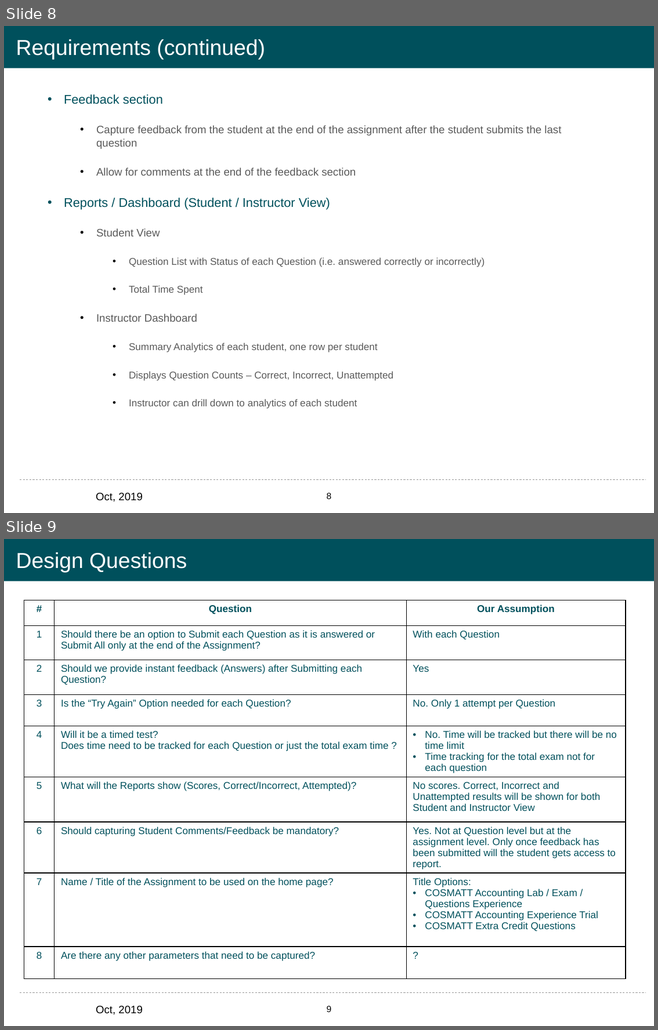
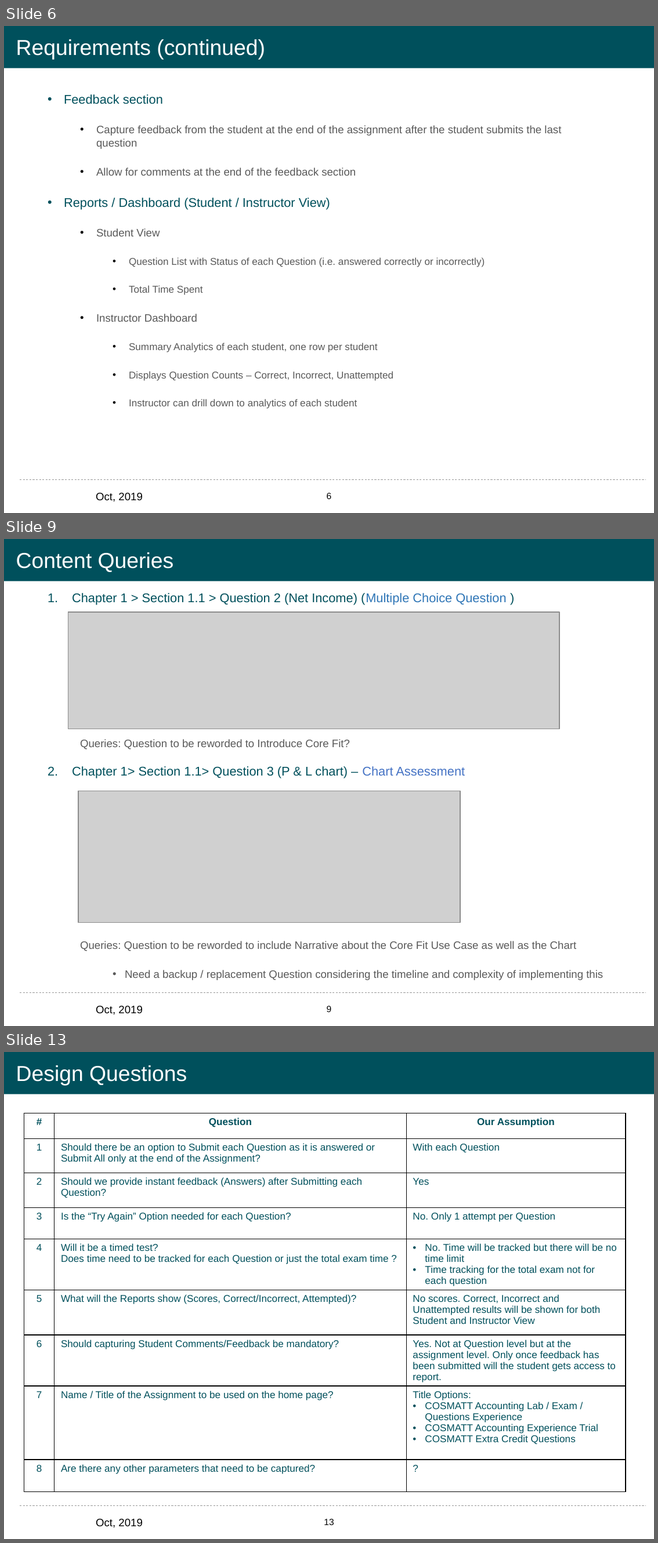
Before and after one commit to leonardodls/product-introduction-financial-accounting, a slide deck: assets/public/Documents/Class Trial/Documents/Class Trial - Specifications.pptx. Shown one above the other, each under a label of ours: slides 8 and 9 before the commit, slides 6, 9 and 13 after it; the slides between them are not shown. The pictures are 658x1030 and 658x1543 pixels, drawn with LibreOffice and Linux fonts; fonts in the diff are those of the drawing; grey boxes stand for pictures; background and template pictures are left out. Boxes give left, top, right and bottom in pixels: in the first picture for what was removed or moved away, otherwise in the second. Text is boxed around its words. In the diff, an @@ line names an element or a change of style, - is before the commit and + after.

Commit message:
content updated

```diff
--- a/assets/public/Documents/Class Trial/Documents/Class Trial - Specifications.pptx
+++ b/assets/public/Documents/Class Trial/Documents/Class Trial - Specifications.pptx
@@ slide 9 added at [4,539,654,1026], background #FFFFFF; not listed: 4 template elements that a slide beside it also shows @@
@@ title added at [16,552,174,572], 24 pt, text #FFFFFF @@
+Content Queries
@@ text added at [72,593,603,980], 12 pt, text #595959 @@
+1. Chapter 1 > Section 1.1 > Question 2 (Net Income) (Multiple Choice Question )
+  Queries: Question to be reworded to Introduce Core Fit?
+2. Chapter 1> Section 1.1> Question 3 (P & L chart) – Chart Assessment
+    Queries: Question to be reworded to include Narrative about the Core Fit Use Case as well as the Chart
+      • Need a backup / replacement Question considering the timeline and complexity of implementing this
@@ picture added at [68,613,560,729] @@
@@ picture added at [78,791,459,923] @@
@@ what was slide 8 is now slide 6 @@
@@ what was slide 9 is now slide 13 @@
@@ page number at [324,1519,333,1525]: text changed @@
-9
+13
```
Also in this commit, not shown: 5 slides changed, 3 other slides added, 20 other files.
